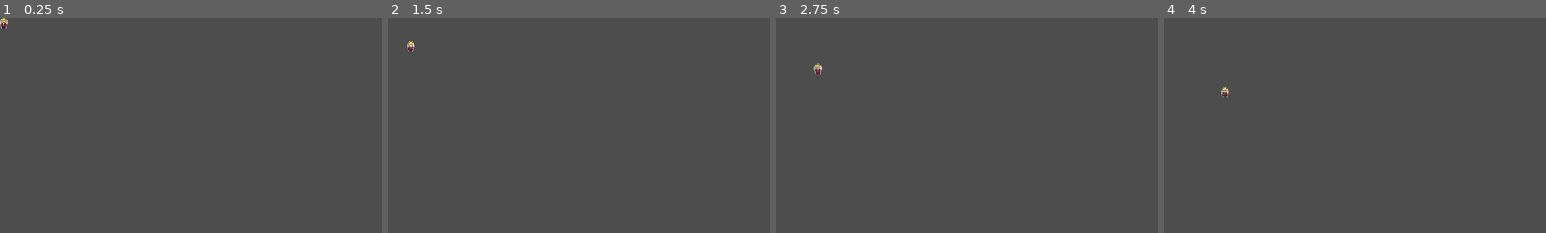
Above: before the commit, frames 1-4 (left to right).
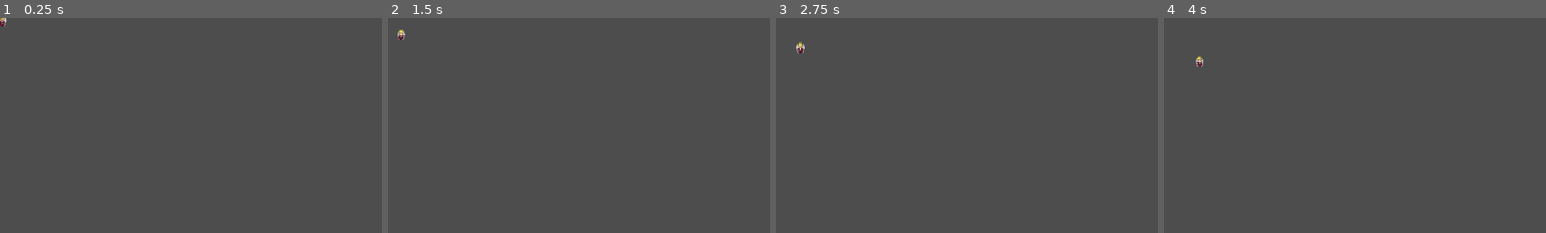
Above: after the commit, the same moments.

Repository: CorbeauBaptiste/Skyrage
Game: Godot game, scene res://unit/unit_paradis/archange/archange.tscn
The game is run twice, just before and just after one commit, with the same random seed, the same clock (stepped at 60 frames per second) and the same inputs. This scene is started directly instead of the project's main scene. Sound files missing from this copy of the repository are replaced by a short silence.
Inputs (mouse positions are % of the whole screen's width and height, from its top left):
- Up to frame 1 (0.25 s): no input
- Up to frame 2 (1.5 s): move the mouse to (72, 45) at 0.52 s; right-click (72, 45) at 0.6 s; click (72, 45) at 0.67 s; tap Enter at 1.25 s; drag from (30, 55) to (3, 5) at 1.27 s
- Up to frame 3 (2.75 s): tap Space at 2 s; move the mouse to (60, 28) at 2.02 s; right-click (60, 28) at 2.1 s; click (60, 28) at 2.17 s
- Up to frame 4 (4 s): drag from (45, 70) to (6, 12) at 2.77 s; tap Enter at 3.5 s; move the mouse to (80, 65) at 3.52 s; right-click (80, 65) at 3.6 s; click (80, 65) at 3.67 s
The pictures show only the part of the screen within x 0-50%, y 0-50%; the shares and areas given below are measured in that part.

The runs differ from the first frame. In frame 1, less than 0.1% of the frame differs, in the area x 0-3%, y 0-5%; in frame 2, 0.2%; in frame 3, 0.2%, in the area x 5-13%, y 11-27%; in frame 4, 0.2%.

Commit message:
déplacement + attack ok

Diff:
--- a/unit/unit_paradis/archange/archange.gd
+++ b/unit/unit_paradis/archange/archange.gd
@@ -1,9 +1,16 @@
 extends Unit
 
 @export var posi: Vector2 = Vector2(635.0, 766.0)
-@export var speed_arch: float = 30
+@export var speed_arch: float = 35
 @export var attack_cooldown: float = 2.5
+@export var avoid_radius: float = 25.0      # réduit pour éviter blocage
+@export var wall_detect_distance: float = 30.0  # réduit pour moins de fausses détections
+@export var debug_rays: bool = true
+
 var can_attack: bool = true
+var avoiding: bool = false
+var debug_rays_data: Array = []
+var current_enemy: Node2D = null
 
 func _ready():
 	set_health(800)
@@ -12,23 +19,116 @@
 	$Timer.timeout.connect(_on_Timer_timeout)
 
 func _physics_process(delta: float) -> void:
-	super._physics_process(delta)
-	if target == null:
-		target = posi
-	var target_pos = target if target is Vector2 else target.global_position if target else Vector2.ZERO
-	velocity = position.direction_to(target_pos) * speed
+	debug_rays_data.clear()
+	var direction_to_base = (posi - global_position).normalized()
+	var move_dir: Vector2 = direction_to_base
+	var space_state = get_world_2d().direct_space_state
+
+	# --- Priorité ennemis ---
+	var ennemies = $Range.get_overlapping_bodies()
+	var valid_enemies = []
+	for e in ennemies:
+		if is_instance_valid(e) and e != self and e.has_method("get_side") and e.get_side() != self.get_side():
+			valid_enemies.append(e)
+
+	if valid_enemies.size() > 0:
+		valid_enemies.sort_custom(func(a, b): return global_position.distance_to(a.global_position) < global_position.distance_to(b.global_position))
+		current_enemy = valid_enemies[0]
+		move_dir = (current_enemy.global_position - global_position).normalized()
+	else:
+		current_enemy = null
+		move_dir = direction_to_base
+
+	# --- Détection obstacles ---
+	var circle_shape = CircleShape2D.new()
+	circle_shape.radius = avoid_radius
+	var shape_params = PhysicsShapeQueryParameters2D.new()
+	shape_params.shape = circle_shape
+	shape_params.transform = Transform2D(0, global_position)
+	shape_params.exclude = [self]
+	var collision_bodies = space_state.intersect_shape(shape_params)
+
+	if collision_bodies.size() > 0:
+		# Obstacles détectés → esquive temporaire
+		avoiding = true
+		move_dir = _find_best_free_direction(move_dir)
+	else:
+		avoiding = false
+		# move_dir reste basé sur ennemis/base
+
+	# --- Évitement autres unités ---
+	var av = avoid()
+	var velocity = (move_dir + av * avoid_weight).normalized() * speed
 	move_and_collide(velocity * delta)
 
+	update_animation(velocity)
+	handle_attack()
+	queue_redraw()
+
+# --- Trouve la meilleure direction libre autour de move_dir ---
+func _find_best_free_direction(base_dir: Vector2) -> Vector2:
+	var space_state = get_world_2d().direct_space_state
+	var angles = [-60, -30, 0, 30, 60]  # balayage autour de la direction actuelle
+	var best_dir = base_dir
+	var max_distance = 0.0
+	var ray_length = avoid_radius * 1.5  # juste un peu plus long que avoid_radius
+
+	for angle in angles:
+		var dir = base_dir.rotated(deg_to_rad(angle))
+		var ray = PhysicsRayQueryParameters2D.create(global_position, global_position + dir * ray_length)
+		ray.exclude = [self]
+		var result = space_state.intersect_ray(ray)
+
+		var distance = ray_length
+		if result:
+			distance = global_position.distance_to(result.position)
+
+		_add_debug_ray(global_position, dir * ray_length, result)
+
+		if distance > max_distance:
+			max_distance = distance
+			best_dir = dir
+
+	return best_dir.normalized()
+
+func _check_ray(dir: Vector2) -> bool:
+	var space_state = get_world_2d().direct_space_state
+	var ray = PhysicsRayQueryParameters2D.create(global_position, global_position + dir * avoid_radius)
+	ray.exclude = [self]
+	var hit = space_state.intersect_ray(ray)
+	_add_debug_ray(global_position, dir * avoid_radius, hit)
+	return hit != null
+
+func _add_debug_ray(start: Vector2, direction: Vector2, hit: Dictionary):
+	if not debug_rays:
+		return
+	var color = Color.RED if hit else Color.GREEN
+	debug_rays_data.append({"start": start, "end": start + direction, "color": color})
+
+func _draw():
+	if not debug_rays:
+		return
+	for ray in debug_rays_data:
+		draw_line(to_local(ray.start), to_local(ray.end), ray.color, 2)
+
+func update_animation(vel: Vector2):
+	if vel != Vector2.ZERO:
+		if abs(vel.x) > abs(vel.y):
+			$AnimationPlayer.play("running-right" if vel.x > 0 else "running-left")
+		else:
+			$AnimationPlayer.play("running-down" if vel.y > 0 else "running-up")
+	else:
+		$AnimationPlayer.stop()
+
+func handle_attack():
 	var ennemies = $Range.get_overlapping_bodies()
-	if ennemies.size() > 0:
-		var valid_enemies = []
-		for ennemy in ennemies:
-			if is_instance_valid(ennemy) and ennemy != self and ennemy.has_method("get_side") and ennemy.get_side() != self.get_side():
-				valid_enemies.append(ennemy)
-
-		if valid_enemies.size() > 0 and can_attack:
-			valid_enemies.sort_custom(func(a, b): return global_position.distance_to(a.global_position) < global_position.distance_to(b.global_position))
-			attack_closest_enemy(valid_enemies[0])
+	var valid_enemies = []
+	for e in ennemies:
+		if is_instance_valid(e) and e != self and e.has_method("get_side") and e.get_side() != self.get_side():
+			valid_enemies.append(e)
+	if valid_enemies.size() > 0 and can_attack:
+		valid_enemies.sort_custom(func(a, b): return global_position.distance_to(a.global_position) < global_position.distance_to(b.global_position))
+		attack_closest_enemy(valid_enemies[0])
 
 func attack_closest_enemy(closest: Node2D):
 	var ennemy_pos = closest.global_position
